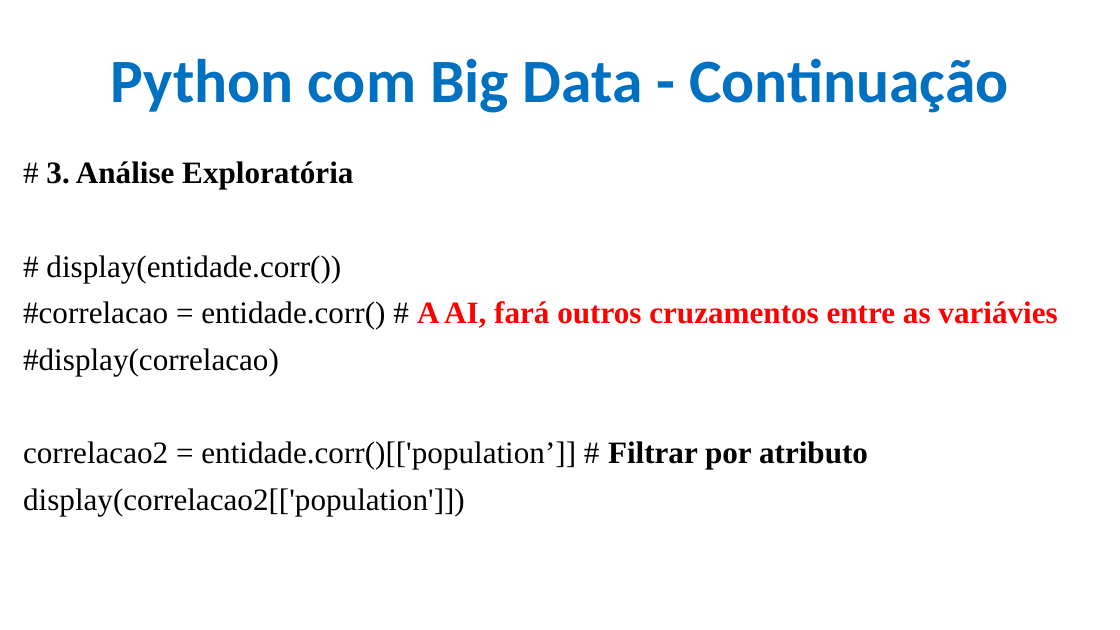
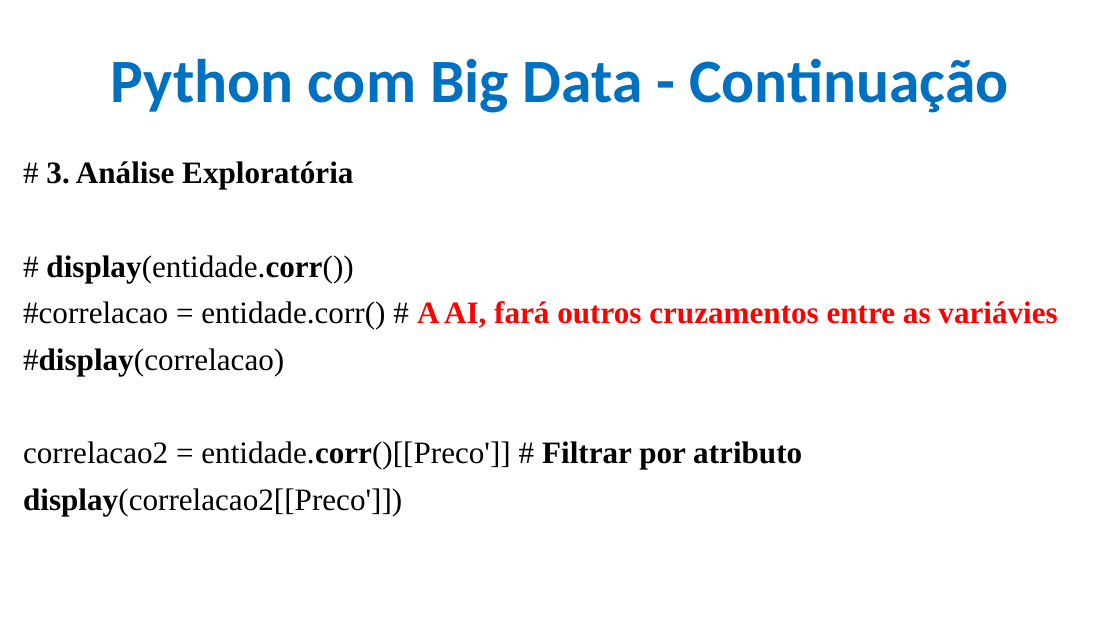
Before and after one commit to CloudEducationBrazil/WydenArea1AplicacaoCloudIndustria40Python, a slide deck: slide 9 of 01 Classes/Aula 11 - Aplicação Cloud Indústria 40 Python Integração Cloud Big Data Parte 2.pptx (slide 8 before the commit). Drawn at 1120x630 pixels with LibreOffice and Linux fonts; fonts in the diff are those of the drawing; background and template pictures are left out. Boxes give left, top, right and bottom in pixels: in the first picture for what was removed or moved away, otherwise in the second. Text is boxed around its words. In the diff, an @@ line names an element or a change of style, - is before the commit and + after.

Commit message:
Aula 11 Cloud IoT Python ajuste 30maio2023

```diff
--- a/01 Classes/Aula 11 - Aplicação Cloud Indústria 40 Python Integração Cloud Big Data Parte 2.pptx
+++ b/01 Classes/Aula 11 - Aplicação Cloud Indústria 40 Python Integração Cloud Big Data Parte 2.pptx
@@ text at [23,255,353,376]: bold on in "display(entidade.corr())", "#display(correlacao)" @@
@@ text at [23,441,802,516]: text changed @@
-correlacao2 = entidade.corr()[['population’]] # Filtrar por atributo
-display(correlacao2[['population']])
+correlacao2 = entidade.corr()[[Preco']] # Filtrar por atributo
+display(correlacao2[[Preco']])
```
Also in this commit, not shown: 9 other slides changed, 1 slide added.
